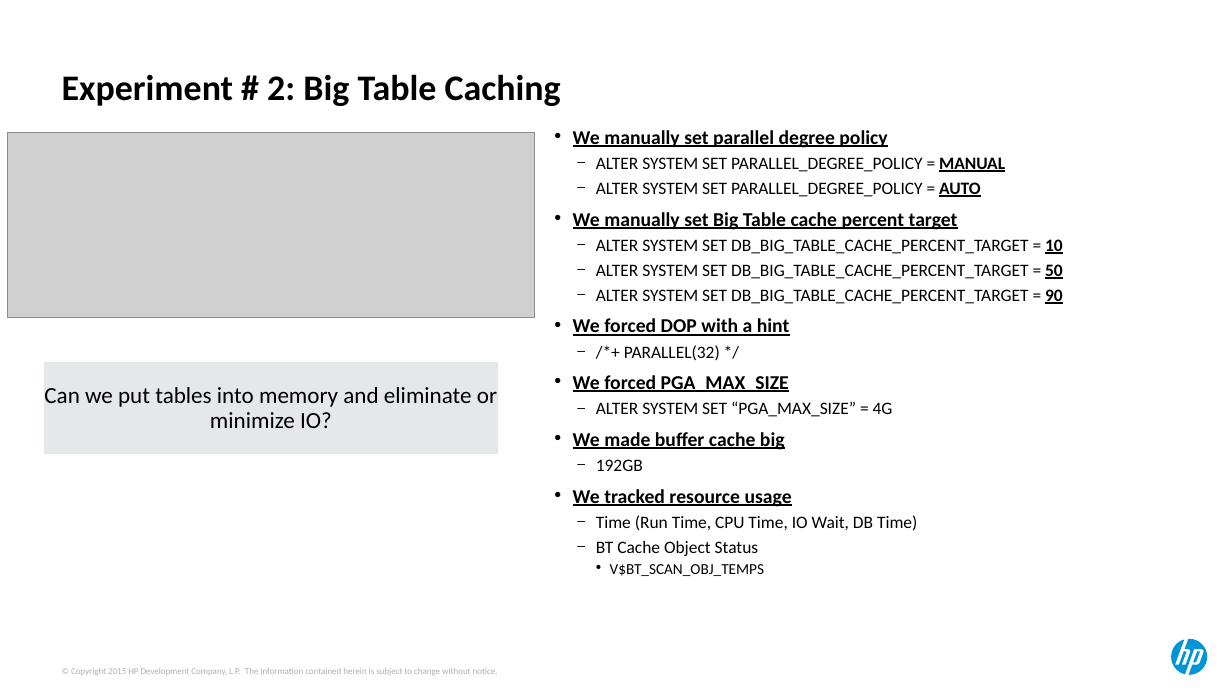
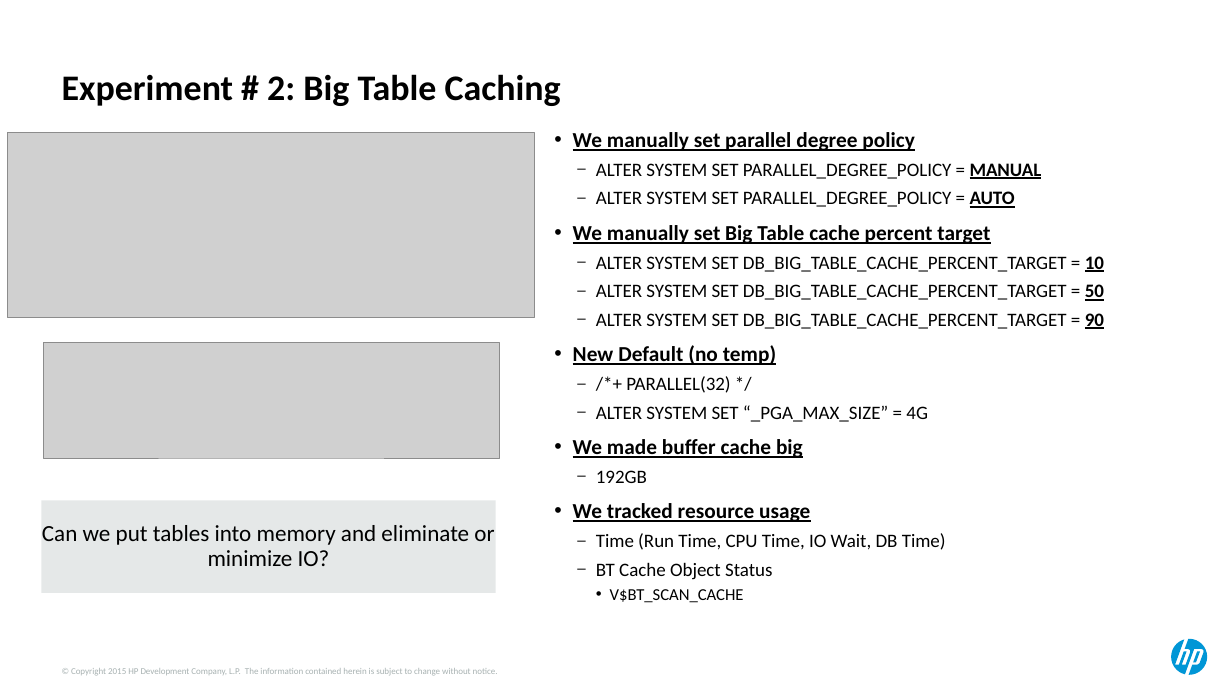
Before and after one commit to ndesilets/Group-13-HP-Big-Data-Analytics, a slide deck: slide 14 of Power Point Files/hotsos_2017 (combined).pptx (slide 15 before the commit). Drawn at 1232x693 pixels with LibreOffice and Linux fonts; fonts in the diff are those of the drawing; grey boxes stand for pictures. Boxes give left, top, right and bottom in pixels: in the first picture for what was removed or moved away, otherwise in the second. Text is boxed around its words. In the diff, an @@ line names an element or a change of style, - is before the commit and + after.

```diff
--- a/Power Point Files/hotsos_2017 (combined).pptx
+++ b/Power Point Files/hotsos_2017 (combined).pptx
@@ text at [573, 132, 1104, 580]: size 15.3 to 16.6 pt in "We manually set parallel degree policy", "We manually set Big Table cache percent ...", "We made buffer cache big", "We tracked resource usage"; size 13.6 to 14.8 pt in "ALTER SYSTEM SET PARALLEL_DEGREE_POLICY = MANUAL", "ALTER SYSTEM SET PARALLEL_DEGREE_POLICY = AUTO", "ALTER SYSTEM SET DB_BIG_TABLE_CACHE_PERCENT_TARGET = 10", "ALTER SYSTEM SET DB_BIG_TABLE_CACHE_PERCENT_TARGET = 50" and 5 more places; line spacing 0.7 to 0.8 @@
@@ picture added at [43, 343, 500, 458] @@
@@ text at [573, 345, 776, 365]: text changed; size 15.3 to 16.6 pt @@
-• We forced DOP with a hint
+• New Default (no temp)
@@ text at [596, 405, 928, 422]: text changed; size 13.6 to 14.8 pt @@
-• We forced PGA_MAX_SIZE
-  – ALTER SYSTEM SET “PGA_MAX_SIZE” = 4G
+  – ALTER SYSTEM SET “_PGA_MAX_SIZE” = 4G
@@ rectangle "Can we put tables into ...": place and size @@
-rectangle "Can we put tables into ..." at [43, 362, 498, 455]
+rectangle "Can we put tables into ..." at [42, 501, 496, 593]
@@ text at [610, 589, 744, 603]: text changed; size 11.9 to 12.9 pt @@
-    • V$BT_SCAN_OBJ_TEMPS
+    • V$BT_SCAN_CACHE
```
Also in this commit, not shown: 14 other slides changed, 1 slide added, 1 slide removed.
